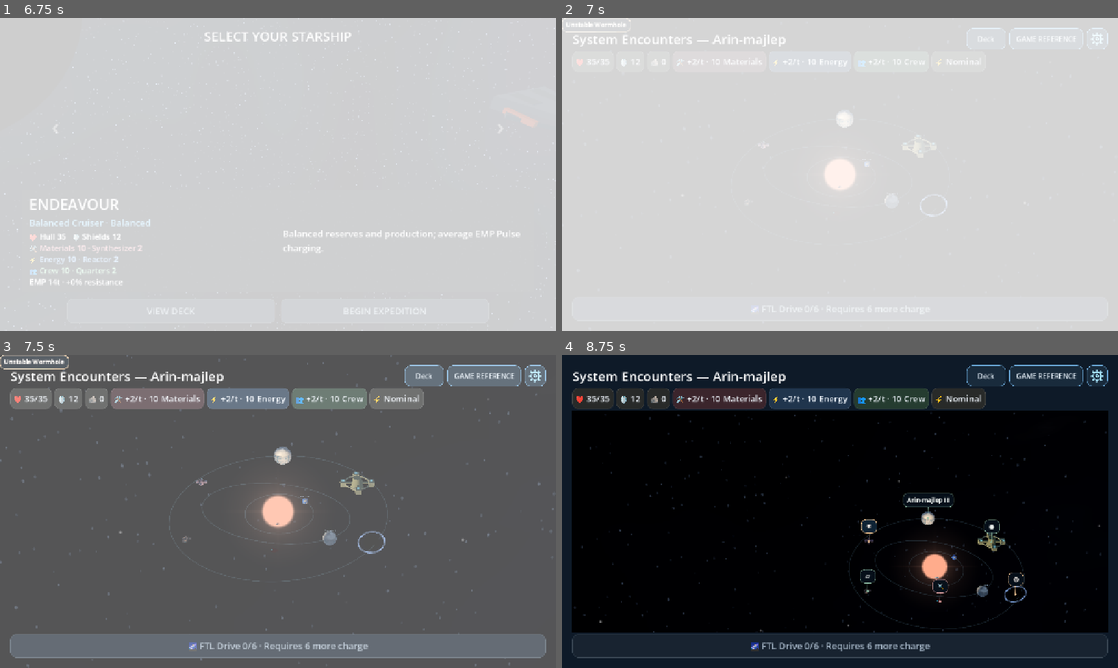
Above: before the commit, frames 1-4 (two rows, left to right).
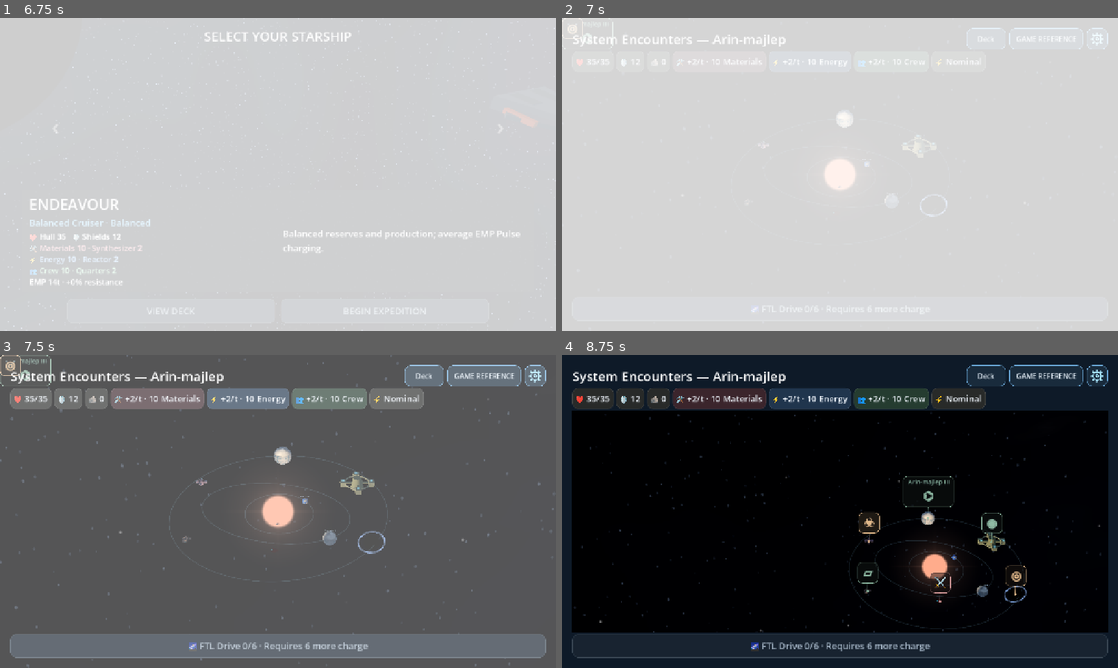
Above: after the commit, the same moments.

Repository: RPGMaster2000/arcospace
Game: Godot game, scene res://scenes/battle_setup.tscn
Two runs of this game, one before a commit and one after it. Both use one fixed random seed, a clock stepped at 60 frames per second and the inputs below. Sound files missing from this copy of the repository are replaced by a short silence.
Inputs (mouse positions are in pixels of both pictures, inside the frame that each line leads up to):
- Up to frame 1 (6.75 s): tap Enter (ui_accept) at 0.5, 0.77, 4.52, 5 s; move the mouse to (400, 158) at 0.52 s; hold Right (ui_right) 0.53-1.25 s; tap Tab at 0.6, 2.1, 4.35, 5.85 s; click (400, 158) at 0.67 s; drag from (166, 190) to (250, 237) at 1.27 s; move the mouse to (333, 105) at 2.02 s; hold Right (ui_right) 2.03-2.75 s; click (333, 105) at 2.17 s; drag from (250, 237) to (111, 127) at 2.77 s; click "BEGIN EXPEDITION" at 3.5 s; move the mouse to (444, 221) at 4.27 s; hold Left (ui_left) 4.28-5 s; click (444, 221) at 4.42 s; drag from (111, 127) to (194, 96) at 5.02 s; move the mouse to (305, 174) at 5.77 s; hold Down (ui_down) 5.78-6.5 s; click (305, 174) at 5.92 s; drag from (194, 96) to (166, 190) at 6.52 s
- Up to frame 2 (7 s): no input
- Up to frame 3 (7.5 s): move the mouse to (400, 495) at 7.27 s; hold Up (ui_up) from 7.28 s (still down); tap Tab at 7.35 s; click (400, 495) at 7.42 s
- Up to frame 4 (8.75 s): tap Enter (ui_accept) at 7.52 s; release Up (ui_up) at 8 s; drag from (728, 527) to (812, 574) at 8.02 s

Frame 1 is identical in both runs. In frame 2, 0.1% of the frame differs, in the area x 0-13%, y 0-10%; in frame 3, 0.3%; in frame 4, 1.0%, in the area x 53-84%, y 38-77%.

Commit message:
Keep enlarged category-colored PoI icons at every zoom with half-opacity backgrounds

Diff:
--- a/scripts/presentation/star_system/map_settings.gd
+++ b/scripts/presentation/star_system/map_settings.gd
@@ -20,7 +20,6 @@
 @export_range(4.0, 32.0) var pan_drag_threshold: float = 12.0
 ## Screen-space offset above each object; labels may extend beyond the viewport.
 @export var label_offset := Vector2(0, -12)
-@export_range(0.5, 3.0, 0.1) var compact_label_zoom: float = 1.4
 @export_group("Destination and movement")
 @export var destination_offset := Vector3(3.75, 4.8, 6.3)
 @export_range(0.1, 3.0) var camera_duration: float = 0.8
--- a/scripts/presentation/star_system/poi_marker.gd
+++ b/scripts/presentation/star_system/poi_marker.gd
@@ -1,26 +1,24 @@
 extends Button
 # Presentation-only destination tag; the map supplies its projected anchor each frame.
 var anchor_point := Vector2.ZERO
-var full_text := ""
-var event_icon := "◇"
-var planet := false
-var full_size := Vector2(128,36)
-var compact := false
+var icon_center := Vector2.ZERO
+var planet_name: Label
 var accent := Color("a6e9ff")
 
 
 func style_tag(color: Color) -> void:
 	accent = color.lightened(0.3)
+	accent.a = 1.0
 	flat = false
 	var font := FontVariation.new()
 	font.base_font = ThemeDB.fallback_font
 	font.fallbacks = [preload("res://assets/fonts/emoji_ui.tres")]
 	font.variation_embolden = 1.0
 	add_theme_font_override("font", font)
-	add_theme_font_size_override("font_size", 14)
+	add_theme_font_size_override("font_size", 28)
 	for state in ["normal", "hover", "pressed", "disabled", "focus"]:
 		var box := StyleBoxFlat.new()
-		box.bg_color = Color(0.025, 0.065, 0.105, 0.94)
+		box.bg_color = Color(accent.r*0.12,accent.g*0.12,accent.b*0.12,0.5)
 		box.border_color = accent * Color(1, 1, 1, 0.65)
 		box.set_border_width_all(1)
 		box.set_corner_radius_all(10)
@@ -29,36 +27,39 @@
 		box.content_margin_top = 4
 		box.content_margin_bottom = 4
 		if state in ["hover", "focus", "pressed"]:
-			box.bg_color = Color(0.055, 0.14, 0.21, 0.97)
+			box.bg_color = Color(accent.r*0.22,accent.g*0.22,accent.b*0.22,0.5)
 			box.border_color = accent
 		if state == "disabled":
-			box.bg_color.a = 0.78
 			box.border_color.a = 0.35
 		add_theme_stylebox_override(state, box)
 	for state in ["font_color", "font_hover_color", "font_pressed_color", "font_focus_color"]:
-		add_theme_color_override(state, Color.WHITE.lerp(accent, 0.12))
+		add_theme_color_override(state, accent)
 	add_theme_color_override("font_disabled_color", accent.lerp(Color.WHITE, 0.5).darkened(0.18))
 	add_theme_color_override("font_outline_color", Color("020611"))
 	add_theme_constant_override("outline_size", 2)
 
 
 func set_label(value: String, symbol: String, is_planet: bool) -> void:
-	full_text = value
-	event_icon = symbol
-	planet = is_planet
-	var width: float = get_theme_font("font").get_string_size(value,HORIZONTAL_ALIGNMENT_LEFT,-1,14).x+18
-	full_size = Vector2(clampf(width,54,180),44 if width>180 else 32)
-	show_compact(compact)
-
-func show_compact(enabled: bool) -> void:
-	var target: bool = enabled and not planet
-	var caption: String = event_icon if target else full_text
-	var dimensions: Vector2 = Vector2(36,32) if target else full_size
-	if compact == target and text == caption and custom_minimum_size == dimensions: return
-	compact = target
-	text = caption
-	custom_minimum_size = dimensions
-	size = dimensions
+	text = symbol
+	if planet_name == null:
+		planet_name = Label.new()
+		planet_name.mouse_filter = MOUSE_FILTER_IGNORE
+		planet_name.horizontal_alignment = HORIZONTAL_ALIGNMENT_CENTER
+		planet_name.add_theme_font_size_override("font_size",14)
+		planet_name.add_theme_color_override("font_outline_color",Color("020611"))
+		planet_name.add_theme_constant_override("outline_size",2)
+		add_child(planet_name)
+	planet_name.text = value if is_planet else ""
+	planet_name.visible = is_planet
+	planet_name.add_theme_color_override("font_color",accent)
+	var width: float = get_theme_font("font").get_string_size(value,HORIZONTAL_ALIGNMENT_LEFT,-1,14).x+18 if is_planet else 48.0
+	custom_minimum_size = Vector2(maxf(48,width),72 if is_planet else 48)
+	size = custom_minimum_size
+	icon_center = Vector2(size.x*0.5,(26+size.y-4)*0.5) if is_planet else size*0.5
+	planet_name.position = Vector2(6,4)
+	planet_name.size = Vector2(size.x-12,20)
+	for state in ["normal","hover","pressed","disabled","focus"]:
+		get_theme_stylebox(state).content_margin_top = 26 if is_planet else 4
 
 
 func _draw() -> void:
@@ -74,9 +75,22 @@
 	draw_circle(edge, 1.5, color)
 
 
+func _hit_distance(point: Vector2) -> float:
+	var distance := INF
+	if Rect2(Vector2.ZERO,size).has_point(point): distance = point.distance_to(icon_center)
+	var map: Control = get_parent() as Control
+	if map != null and Rect2(Vector2.ZERO,map.size).has_point(position+point) and point.distance_to(anchor_point)<=28.0:
+		distance = minf(distance,point.distance_to(anchor_point))
+	return distance
+
 func _has_point(point: Vector2) -> bool:
-	if Rect2(Vector2.ZERO, size).has_point(point):
-		return true
-	# Moving the plate away must not remove the model's original tap target.
+	var distance: float = _hit_distance(point)
+	if distance == INF: return false
+	# Anchored tags may overlap. Give the nearest icon/model one unambiguous tap.
 	var map: Control = get_parent() as Control
-	return map != null and Rect2(Vector2.ZERO, map.size).has_point(position + point) and point.distance_to(anchor_point) <= 28.0
+	if map == null: return true
+	for other in map.get("markers").values():
+		if other == self or other.disabled or not other.is_visible_in_tree(): continue
+		var other_distance: float = other._hit_distance(position+point-other.position)
+		if other_distance<distance or (is_equal_approx(other_distance,distance) and other.get_index()>get_index()): return false
+	return true
--- a/scripts/presentation/star_system/star_map_3d.gd
+++ b/scripts/presentation/star_system/star_map_3d.gd
@@ -32,8 +32,6 @@
 var impact_layer: CanvasLayer
 var orbit_index := -1
 var orbit_angle := 0.0
-var compact_labels := false
-var label_zoom := -1.0
 var focused := false
 var interactive := true
 var player_profile: Resource
@@ -108,7 +106,6 @@
 	for button in markers.values(): button.queue_free()
 	objects.clear()
 	markers.clear()
-	label_zoom = -1.0
 	planet_nodes.clear()
 	visual_root = Node3D.new()
 	visual_root.name = "GeneratedSystem"
@@ -200,26 +197,10 @@
 		var next: Vector3 = center + Vector3(cos(orbit_angle), 0.15, sin(orbit_angle)) * _orbit_radius(orbit_index)
 		_face(next - ship.position, delta * 5)
 		ship.position = next
-	# Change label detail only while zooming, never as a side effect of panning.
-	if absf(camera.zoom_scale-label_zoom)>0.01:
-		var full_rects: Array[Rect2] = []
-		var crowded := false
-		for index in markers:
-			var button = markers[index]
-			var center: Vector2 = camera.unproject_position(objects[index].position)
-			var rect = Rect2(center-Vector2(button.full_size.x*0.5,button.full_size.y+absf(settings.label_offset.y)),button.full_size)
-			if full_rects.any(func(other): return other.grow(4).intersects(rect)): crowded = true
-			full_rects.append(rect)
-		if camera.zoom_scale < settings.compact_label_zoom:
-			compact_labels = true
-		elif camera.zoom_scale > settings.compact_label_zoom+0.2:
-			compact_labels = crowded
-		label_zoom = camera.zoom_scale
 	for index in markers:
 		var button = markers[index]
 		var point: Vector3 = objects[index].position
 		var center: Vector2 = camera.unproject_position(point)
-		button.show_compact(compact_labels)
 		button.visible = not focused and not camera.is_position_behind(point)
 		button.mouse_filter = MOUSE_FILTER_STOP if interactive and not traveling and not pinching and Time.get_ticks_msec() >= gesture_block_until else MOUSE_FILTER_IGNORE
 		var top: Vector2 = camera.unproject_position(point+Vector3.UP*float(objects[index].get_meta("radius",0.65)))
--- a/tests/planet_presentation_test.gd
+++ b/tests/planet_presentation_test.gd
@@ -130,11 +130,15 @@
 	map.camera.zoom_scale = 1.0
 	map.camera.zoom_target = 1.0
 	await settle()
-	check(map.markers[5].compact and map.markers[5].text=="⚔","Zoomed-out enemy PoI uses its relevant icon")
+	check(map.markers[5].text=="⚔","Zoomed-out enemy PoI uses its relevant icon")
 	for index in map.visual_data.assignments:
-		check(map.markers[index].text==map.visual_data.planets[map.visual_data.assignments[index]].name,"Planet label contains only its name")
-		check(not map.markers[index].compact,"Planet names remain names at wide zoom")
+		check(map.markers[index].planet_name.text==map.visual_data.planets[map.visual_data.assignments[index]].name,"Planet name sits above the encounter icon")
+		check(map.markers[index].planet_name.visible and map.markers[index].text!="","Planet label keeps both name and icon")
 	var marker = map.markers[5]
+	check(marker.get_theme_font_size("font_size")==28,"Encounter icon is twice its previous size")
+	for style in ["normal","hover","pressed","disabled","focus"]:
+		check(marker.get_theme_stylebox(style).bg_color.a==0.5,"Only label background uses 50 percent opacity: "+style)
+	check(marker.modulate.a==1.0 and marker.get_theme_color("font_color").a==1.0,"Icon/text content stays fully opaque")
 	var anchor: Vector3 = map.objects[5].position
 	check(marker.position.y+marker.size.y<map.camera.unproject_position(anchor).y,"PoI label stays above its object")
 	map.objects[5].position += Vector3(200,0,0)
@@ -144,7 +148,7 @@
 	map.camera.zoom_scale = 3.0
 	map.camera.zoom_target = 3.0
 	await settle()
-	check(not map.markers[5].compact and map.markers[5].text==entries[5].name,"Close zoom restores the PoI name")
+	check(map.markers[5].text=="⚔","Close zoom retains the PoI icon")
 	var at_rest: Vector2 = marker.position
 	await settle()
 	check(marker.position.is_equal_approx(at_rest),"Labels do not hop between alternative positions")
--- a/tests/star_system_transition_test.gd
+++ b/tests/star_system_transition_test.gd
@@ -37,14 +37,17 @@
 		check(map.size.y > 200, "Map has usable landscape height")
 		for index in map.markers:
 			var button: Button = map.markers[index]
-			check(map.get_global_rect().encloses(button.get_global_rect()), "Projected destination stays in map")
+			check(button.position.y+button.size.y<map.camera.unproject_position(map.objects[index].position).y, "Projected destination tag stays above its object without edge clamping")
 			var plate: StyleBoxFlat = button.get_theme_stylebox("normal")
 			check(plate.corner_radius_top_left > 0 and button.get_theme_font("font").get("variation_embolden") > 0, "Rounded bold sci-fi tag")
 			var anchor: Vector2 = button.position + button.get("anchor_point")
 			check(anchor.is_equal_approx(map.camera.unproject_position(map.objects[index].position)), "Connector tracks projected destination")
+			var claims := 0
 			for other in map.markers:
-				if index != other:
-					check(not button.get_global_rect().intersects(map.markers[other].get_global_rect()), "Destination touch regions separated")
+				if map.markers[other]._has_point(anchor-map.markers[other].position): claims += 1
+			check(claims==1,"Overlapping destination tags retain one unambiguous model tap")
+			check(button._has_point(button.anchor_point),"Each destination model retains its own tap target")
+			check(button._has_point(button.icon_center),"Each visible icon remains individually selectable")
 		await capture("overview-%d" % dimensions.x)
 		var heading: Rect2 = host.heading_row.get_global_rect()
 		var bar: Rect2 = host.resource_bar.get_global_rect()
Not shown, changed: docs/procedural_star_system.md
